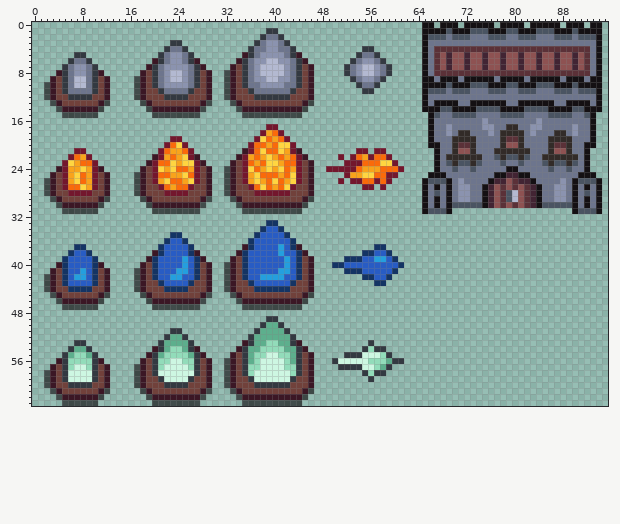
Two states of a sprite sheet, Assets/Sprites/tower_tileset.png. That is the earlier state.
The file is 96x64 pixels.
Now the later version:
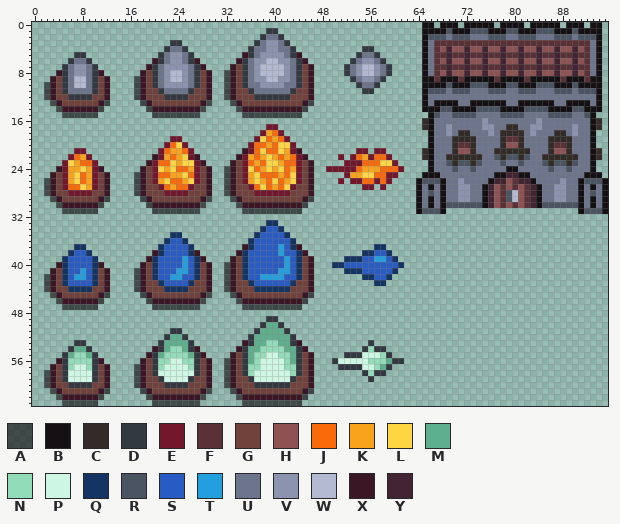
Palette (. is transparent): A #141013a7  B #141013  C #322b28  D #333941  E #73172d  F #5b3138  G #71413b  H #8e5252  J #fa6a0a  K #f9a31b  L #ffd541  M #5daf8d  N #92dcba  P #cdf7e2  Q #143464  R #4a5462  S #285cc4  T #249fde  U #6d758d  V #8b93af  W #b3b9d1  X #3b1725  Y #422433
Diff:
@@ x 65..94 @@
  2 BRRRURRRUUURRRUURRRUUURRRURRRB
- 3 BUUUUUUUUUUUUUUUUUUUUUUUUUUUUB
- 4 BUFFFFFFFFFFFFFFFFFFFFFFFFFFUB
- 5 BUFHYHHYHHYHHYHHYHHYHHYHHYHFUB
+ 3 BUFFFFFFFFFFFFFFFFFFFFFFFFFFUB
+ 4 BUFHYHHYHHYHHYHHYHHYHHYHHYHFUB
+ 5 BUFFYFFYFFYFFYFFYFFYFFYFFYFFUB
  6 BUFHYHHYHHYHHYHHYHHYHHYHHYHFUB
- 7 BUFHYHHYHHYHHYHHYHHYHHYHHYHFUB
- 8 BUFFFFFFFFFFFFFFFFFFFFFFFFFFUB
- 9 BBUBBBUBBBBBUBBBBUBBBBBUBBBUBB
+ 7 BUFFYFFYFFYFFYFFYFFYFFYFFYFFUB
+ 8 BUFHYHHYHHYHHYHHYHHYHHYHHYHFUB
+ 9 BBFBBBFBBBBBFBBBBFBBBBBFBBBFBB
 10 BBBBRBBBRRRBBBRRBBBRRRBBBRBBBB
@@ x 62..95 @@
 15 ....BRUURRRRUUUURRRRUUUURRRRUURB..
-16 ....BUUUUUUUUVUUUUUUUUVUUUUUUUUB..
-17 ....BUUVUUUUUVVUUCCUUVVUUUUUVUUB..
+16 ...CBUUUUUUUUVUUUUUUUUVUUUUUUUUBC.
+17 ...CBUUVUUUUUVVUUCCUUVVUUUUUVUUBC.
 18 ....BUUVUCCUUUVUCCCCUVUUUCCUVUUB..
 19 ....BUUUCCCCUUUUCFFCUUUUCCCCUUUB..
-20 ....BBUUCFFCUUUUCHHCUUUUCFFCUUBB..
-21 .....BUUCHHCUUUCCCCCCUUUCHHCUUB...
-22 .....BUCCCCCCUURCRRCRUUCCCCCCUB...
-23 .....BURCRRCRUUURUURUUURCRRCRUB...
-24 .....BUURUURUUUUUBBUUUUURUURUUB...
-25 ....BBBUUUUUUUUBBYYBBUUUUUUUUBBB..
-26 ...BRRRBUVUUUUBYYHFYYBUUUUVUBRRRB.
-27 ...BUBUBUVVUUBYHFHFHFYBUUVVUBUBUB.
-28 ...BURUBUVVUUBYHFRWHFYBUUVVUBURUB.
-29 ...BUBUBUVVUUBYHFRWHFYBUUVVUBUBUB.
-30 ...BUBUBRRRRRBYHFHFHFYBRRRRRBUBUB.
-31 ...BRRRB....................BRRRB.
+20 ....BUUUCFFCUUUUCHHCUUUUCFFCUUUB..
+21 ...CBUUUCHHCUUUCCCCCCUUUCHHCUUUBC.
+22 ...CBUUCCCCCCUURCRRCRUUCCCCCCUUBC.
+23 ....BUURCRRCRUUURUURUUURCRRCRUUB..
+24 ....BUUURUURUUUUUBBUUUUURUURUUUB..
+25 ...BBBUUUUUUUUUBBYYBBUUUUUUUUUBBB.
+26 ..BRRRBUUVUUUUBYYHFYYBUUUUVUUBRRRB
+27 ..BUBUBUUVVUUBYHFHFHFYBUUVVUUBUBUB
+28 ..BURUBUUVVUUBYHFRWHFYBUUVVUUBURUB
+29 ..BUBUBUUVVUUBYHFRWHFYBUUVVUUBUBUB
+30 ..BUBUBRRRRRRBYHFHFHFYBRRRRRRBUBUB
+31 ..BRRRB......................BRRRB
 32 ..................................
Boxes around the changes in both pictures, in picture pixels (x1, y1, x2, y2):
changed: (434, 40, 590, 82)
changed: (416, 118, 452, 214)
changed: (572, 118, 608, 214)
